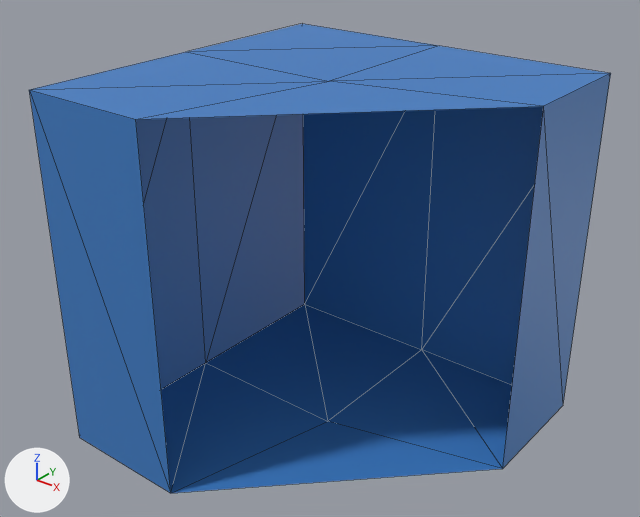
Before and after pictures for a commit that changed the glTF model models/seperated_blocks/r3c8_body_blue.gltf.
Rendered twice from a camera (50 mm lens) standing at (2.61, -3.34, 2.1) and looking at (-0.05, -0.01, 0.04). Every picture has the same lights, and +X, +Y and +Z are marked at lower left. Mesh edges are drawn as thin lines. Vertices at the same position are counted once.

Names of what the first picture shows: 'r3c8_bode_blue'.
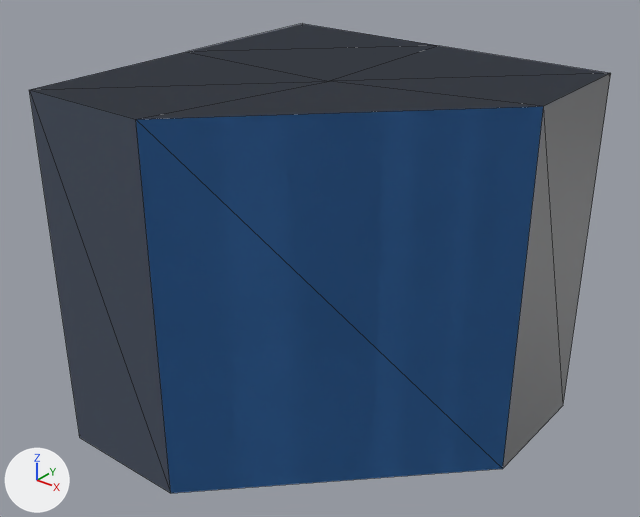
Changed parts and their boxes (x1, y1, x2, y2) in the pictures (640 x 517 px):
'r3c8_body_blue', added (blue)
    after: (136, 106, 543, 493)
part 1 of me_cube_523, recoloured
    both: (29, 24, 611, 493)

Patch to the scene script:
```diff
--- a/models/seperated_blocks/r3c8_body_blue.gltf.py
+++ b/models/seperated_blocks/r3c8_body_blue.gltf.py
@@ me_cube_523 @@
 # used by ob_r3c8_bode_blue; location = (0.0, 0.0, 0.0)
-me_cube_523.from_pydata(...)  # 16 vertices, 26 faces; spans x -1.0..1.0, y -1.0..1.0, z -1.0..1.0
+me_cube_523.from_pydata(...)  # 16 vertices, 28 faces; spans x -1.0..1.0, y -1.0..1.0, z -1.0..1.0
+# me_cube_523 part 1: 26 faces spanning x -1.0..1.0, y -1.0..1.0, z -1.0..1.0 switch from mat_material_001 (picture img_minitown_tx) to no material
@@ me_cube_523_1 @@
+me_cube_523_1.from_pydata(...)  # 16 vertices, 28 faces; spans x -1.0..1.0, y -1.0..1.0, z -1.0..1.0
+me_cube_523_1.materials.append(mat_material_001)  # picture img_minitown_tx
@@ ob_r3c8_body_blue @@
+ob_r3c8_body_blue = bpy.data.objects.new('r3c8_body_blue', me_cube_523_1)
+ob_r3c8_body_blue.location = (0.0, 0.0, 0.0)
```
